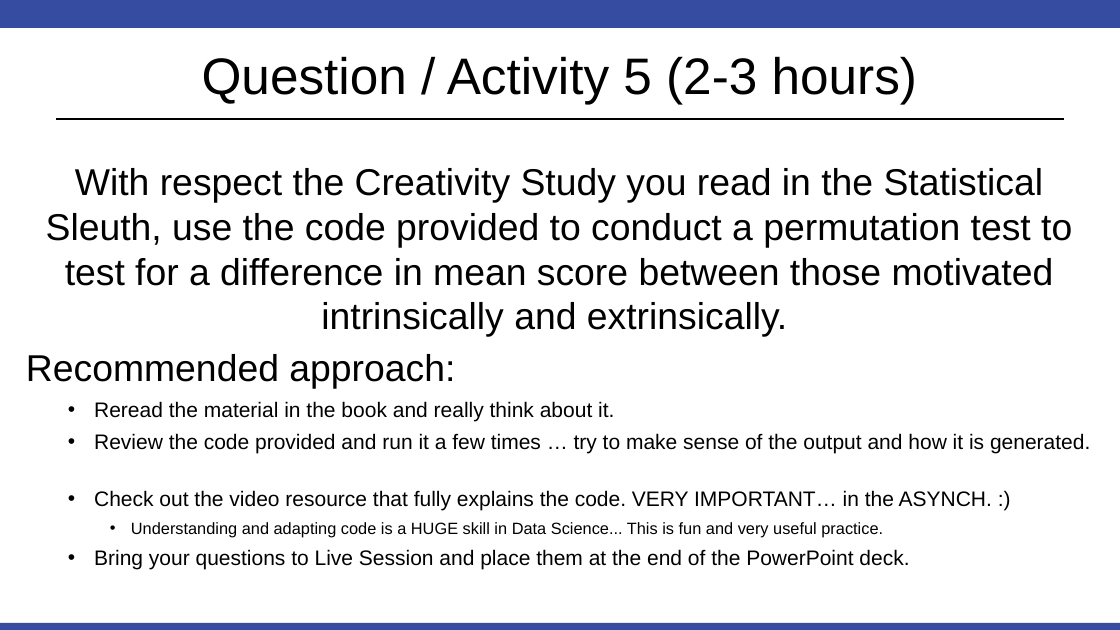
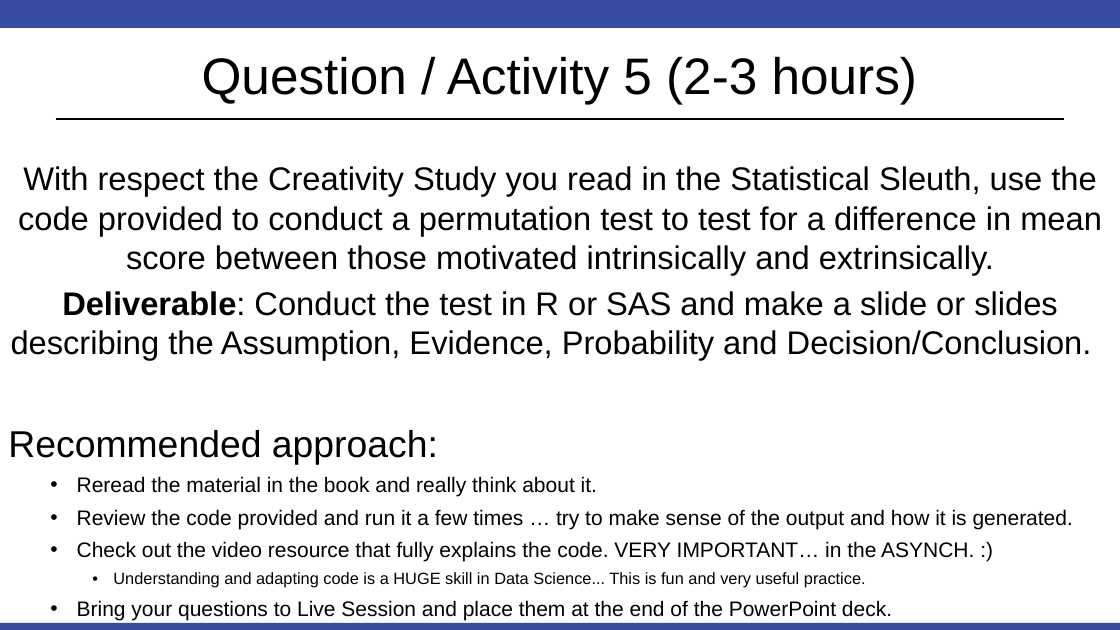
Before and after one commit to BivinSadler/MSDS_6371_Stat_Foundations, a slide deck: slide 10 of Unit 1/6371 FLS 1 Ver 2.pptx. Drawn at 1120x630 pixels with LibreOffice and Linux fonts; fonts in the diff are those of the drawing. Boxes give left, top, right and bottom in pixels: in the first picture for what was removed or moved away, otherwise in the second. Text is boxed around its words. In the diff, an @@ line names an element or a change of style, - is before the commit and + after.

```diff
--- a/Unit 1/6371 FLS 1 Ver 2.pptx
+++ b/Unit 1/6371 FLS 1 Ver 2.pptx
@@ text "With respect the Creativity Study ...": place and size @@
-text "With respect the Creativity Study ..." at (26,168,1090,570)
+text "With respect the Creativity Study ..." at (8,166,1102,620)
@@ text at (18,166,1102,275): size 32 to 28 pt in "With respect the Creativity Study you read ..." @@
@@ text at (11,291,1092,360): paragraph added @@
+Deliverable: Conduct the test in R or SAS and make a slide or slides describing the Assumption, Evidence, Probability and Decision/Conclusion.
```
